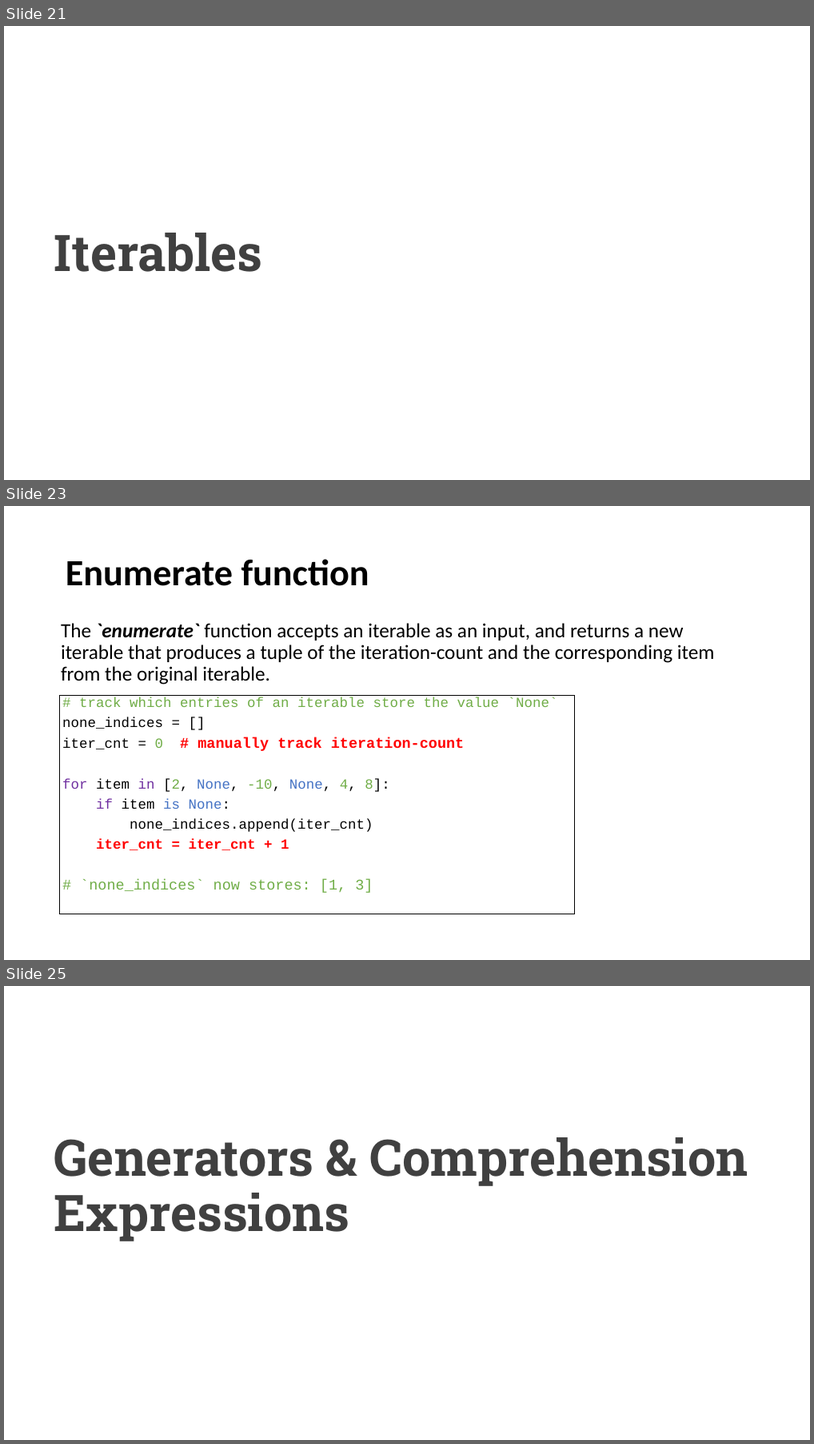
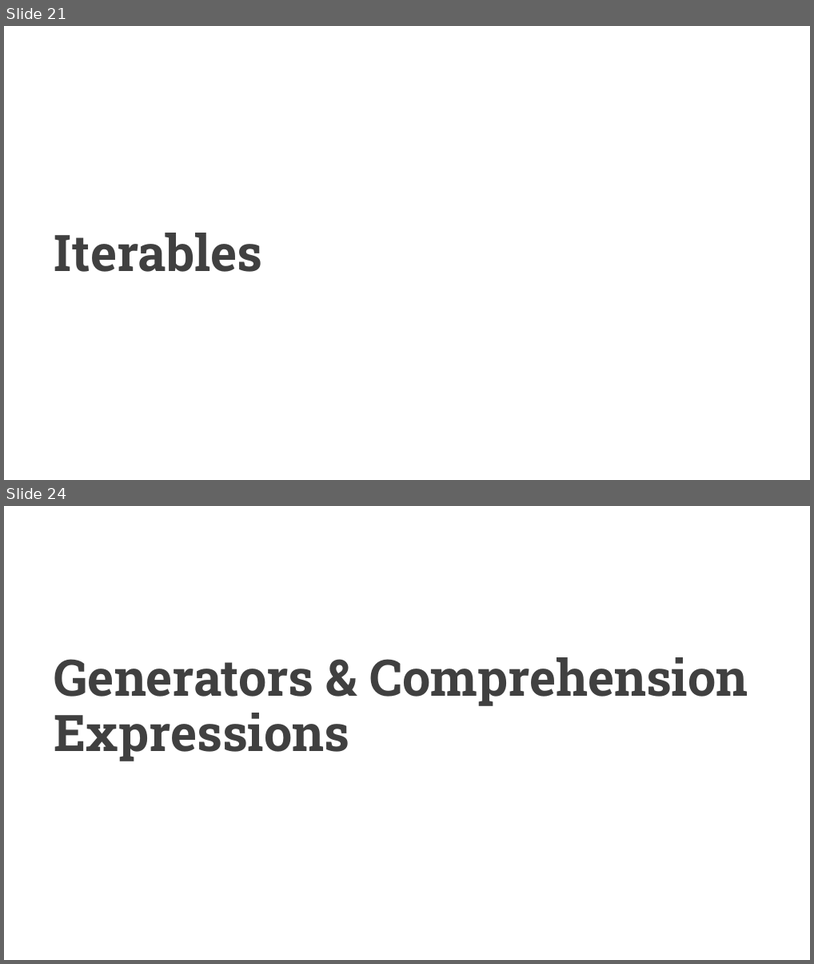
Before and after one commit to UCLL-PR2/exercises, a slide deck: 03-iterable&generators/programming2_iterable.pptx. Shown one above the other, each under a label of ours: slides 21, 23 and 25 before the commit, slides 21 and 24 after it; the slides between them are not shown. The pictures are 814x1444 and 814x964 pixels, drawn with LibreOffice and Linux fonts; fonts in the diff are those of the drawing. Boxes give left, top, right and bottom in pixels: in the first picture for what was removed or moved away, otherwise in the second. Text is boxed around its words. In the diff, an @@ line names an element or a change of style, - is before the commit and + after.

```diff
--- a/03-iterable&generators/programming2_iterable.pptx
+++ b/03-iterable&generators/programming2_iterable.pptx
@@ slide 23 removed at (4,506,810,960), background #FFFFFF @@
@@ title removed at (66,559,370,586) @@
-Enumerate function
@@ text removed at (61,623,715,684) @@
-  The `enumerate` function accepts an iterable as an input, and returns a new iterable that produces a tuple of the iteration-count and the corresponding item from the original iterable.
@@ rectangle removed at (60,696,576,914) @@
-# track which entries of an iterable store the value `None`
-none_indices = []
-iter_cnt = 0 # manually track iteration-count
-for item in [2, None, -10, None, 4, 8]:
-if item is None:
-none_indices.append(iter_cnt)
-iter_cnt = iter_cnt + 1
-# `none_indices` now stores: [1, 3]
@@ what was slide 25 is now slide 24 @@
```
Also in this commit, not shown: 26 slides changed, 5 slides added.
